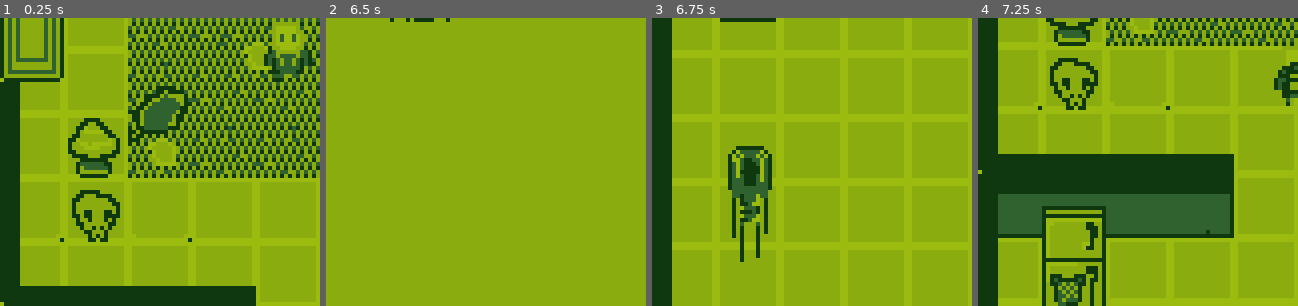
Above: before the commit, frames 1-4 (left to right).
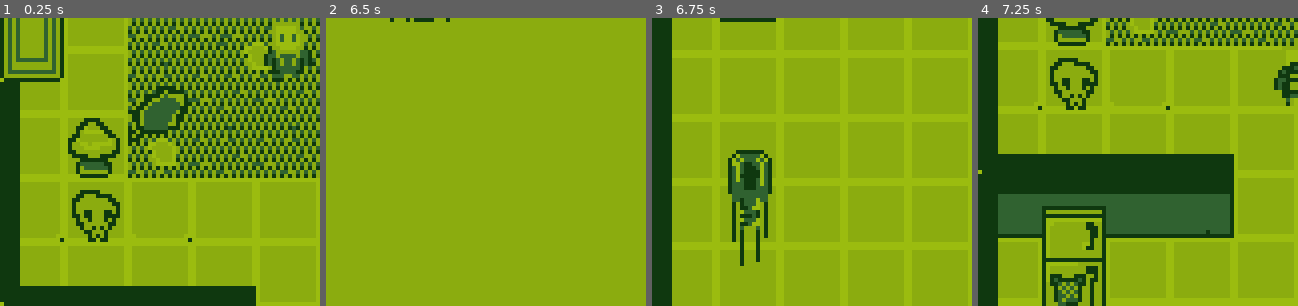
Above: after the commit, the same moments.

Repository: Ewen-C/Just_Borrowing
Game: Godot game, scene res://scenes/main.tscn
Same seed, same stepped clock (60 frames per second), same inputs: the game is played once before the commit and once after it.
Inputs:
- Up to frame 1 (0.25 s): no input
- Up to frame 2 (6.5 s): tap Enter at 0.5 s; hold Right (move_right) 0.53-1.28 s; tap J (action_a) every 1.5 s from 0.6 to 5.1 s; tap Ctrl (action_start) at 1.25, 1.35, 2.85, 3.5, 4.35, 5, 5.85 s; hold S (move_down) 1.28-2.03 s; hold Right (move_right) 2.03-2.78 s; hold Up (move_up) 2.78-3.53 s; hold Left (move_left) 3.53-5.03 s; hold S (move_down) 5.03-5.78 s; hold Right (move_right) from 5.78 s (still down)
- Up to frame 3 (6.75 s): tap Ctrl (action_start) at 6.5 s; release Right (move_right) at 6.53 s; hold Up (move_up) from 6.53 s (still down); tap J (action_a) at 6.6 s
- Up to frame 4 (7.25 s): keep holding Up (move_up)
The pictures show only the part of the screen within x 0-50%, y 50-100%; the shares and areas given below are measured in that part.

Frames 1-2 are identical in both runs. In frame 3, 1.3% of the frame differs, in the area x 23-38%, y 44-87%; in frame 4, nothing differs.

Commit message:
Added music autoload, nerfed enemy

Diff:
--- a/project.godot
+++ b/project.godot
@@ -18,6 +18,10 @@
 run/max_fps=30
 boot_splash/bg_color=Color(0.12549, 0.223529, 0.105882, 1)
 config/icon="res://assets/game_icon/icon.svg"
+
+[autoload]
+
+Music="*res://scenes/music.tscn"
 
 [display]
 
--- a/scenes/enemy.tscn
+++ b/scenes/enemy.tscn
@@ -115,10 +115,13 @@
 }]
 
 [sub_resource type="RectangleShape2D" id="RectangleShape2D_boo3v"]
-size = Vector2(26, 26)
+size = Vector2(22, 20.375)
 
 [node name="Enemy" type="CharacterBody2D"]
 script = ExtResource("1_lcxa0")
+
+[node name="VisibleOnScreenNotifier2D" type="VisibleOnScreenNotifier2D" parent="."]
+position = Vector2(0, 8)
 
 [node name="NavigationAgent2D" type="NavigationAgent2D" parent="."]
 
@@ -140,14 +143,16 @@
 [node name="Hitbox" type="Area2D" parent="."]
 position = Vector2(0, 8)
 
-[node name="CollisionShape2D" type="CollisionShape2D" parent="Hitbox"]
+[node name="CollisionShape2DX" type="CollisionShape2D" parent="Hitbox"]
+scale = Vector2(1, 0.5)
 shape = SubResource("RectangleShape2D_boo3v")
 
-[node name="VisibleOnScreenNotifier2D" type="VisibleOnScreenNotifier2D" parent="."]
-position = Vector2(0, 8)
+[node name="CollisionShape2DY" type="CollisionShape2D" parent="Hitbox"]
+scale = Vector2(0.5, 1)
+shape = SubResource("RectangleShape2D_boo3v")
 
+[connection signal="screen_entered" from="VisibleOnScreenNotifier2D" to="." method="_on_visible_on_screen_notifier_2d_screen_entered"]
+[connection signal="screen_exited" from="VisibleOnScreenNotifier2D" to="." method="_on_visible_on_screen_notifier_2d_screen_exited"]
 [connection signal="animation_finished" from="AnimatedSprite2D" to="." method="_on_animated_sprite_2d_animation_finished"]
 [connection signal="timeout" from="TimerZoneChange" to="." method="_on_timer_zone_change_timeout"]
 [connection signal="body_entered" from="Hitbox" to="." method="_on_hitbox_body_entered"]
-[connection signal="screen_entered" from="VisibleOnScreenNotifier2D" to="." method="_on_visible_on_screen_notifier_2d_screen_entered"]
-[connection signal="screen_exited" from="VisibleOnScreenNotifier2D" to="." method="_on_visible_on_screen_notifier_2d_screen_exited"]
--- a/scenes/main.tscn
+++ b/scenes/main.tscn
@@ -1,10 +1,9 @@
-[gd_scene load_steps=21 format=4 uid="uid://b3u2ob2gato7t"]
+[gd_scene load_steps=20 format=4 uid="uid://b3u2ob2gato7t"]
 
 [ext_resource type="PackedScene" uid="uid://m11ngetuthtg" path="res://scenes/player.tscn" id="1_6yceo"]
 [ext_resource type="Script" path="res://scripts/game_manager.gd" id="1_dvxnh"]
 [ext_resource type="Script" path="res://scripts/main_scene.gd" id="1_pvp60"]
 [ext_resource type="PackedScene" uid="uid://pjwuogp4aosu" path="res://scenes/pause_menu.tscn" id="1_vp2t2"]
-[ext_resource type="AudioStream" uid="uid://cvt3bitffmf0t" path="res://assets/music/spooky_extra_slow.mp3" id="2_fyb3x"]
 [ext_resource type="Texture2D" uid="uid://bwdmi32kfkrqa" path="res://assets/sprites/Tilemap/tilemap.png" id="2_hvhf8"]
 [ext_resource type="Texture2D" uid="uid://ng56k30qukya" path="res://assets/sprites/Tilemap/items.png" id="2_xcas7"]
 [ext_resource type="Script" path="res://scripts/camera_transition.gd" id="4_pvwy4"]
@@ -659,11 +658,6 @@
 process_mode = 3
 script = ExtResource("1_dvxnh")
 
-[node name="MusicPlayer" type="AudioStreamPlayer" parent="GameManager"]
-stream = ExtResource("2_fyb3x")
-volume_db = -6.0
-autoplay = true
-
 [node name="NavigationRegion2D" type="NavigationRegion2D" parent="."]
 navigation_polygon = SubResource("NavigationPolygon_tfl8p")
 
--- /dev/null
+++ b/scenes/music.tscn
@@ -0,0 +1,9 @@
+[gd_scene load_steps=2 format=3 uid="uid://cphk187xe38rd"]
+
+[ext_resource type="AudioStream" uid="uid://cvt3bitffmf0t" path="res://assets/music/spooky_extra_slow.mp3" id="1_dqgmh"]
+
+[node name="MusicPlayer" type="AudioStreamPlayer"]
+process_mode = 3
+stream = ExtResource("1_dqgmh")
+volume_db = -6.0
+autoplay = true
--- a/scripts/enemy.gd
+++ b/scripts/enemy.gd
@@ -2,7 +2,7 @@
 
 const TILE_SIZE = 8
 
-@export var walk_speed = 4.5
+@export var walk_speed = 4
 @export var player: CharacterBody2D = null
 
 @onready var nav : NavigationAgent2D = $NavigationAgent2D
